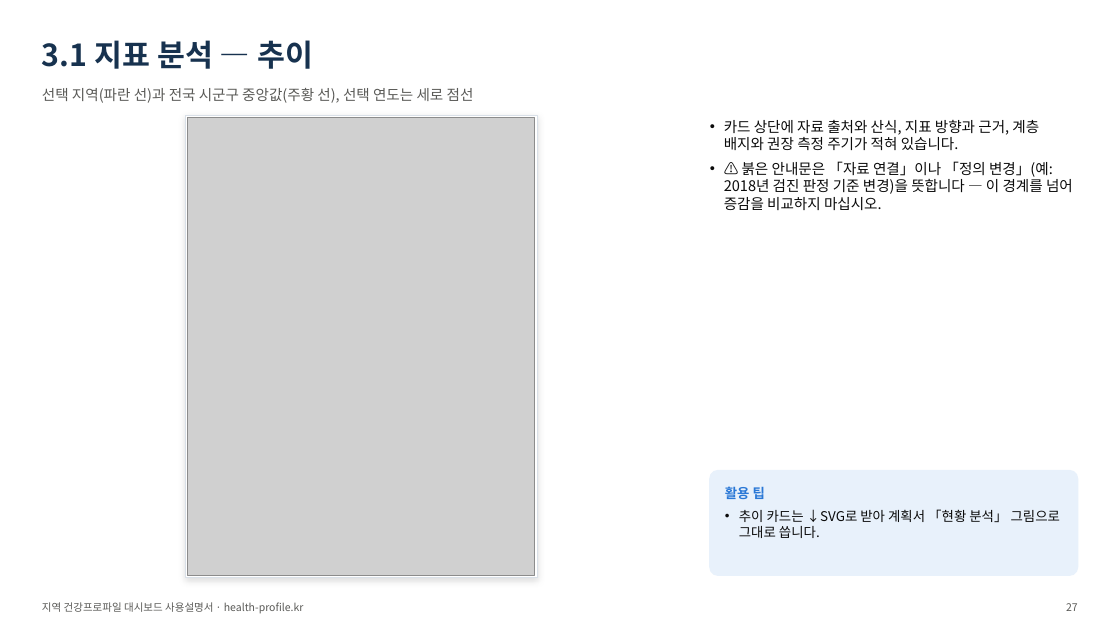
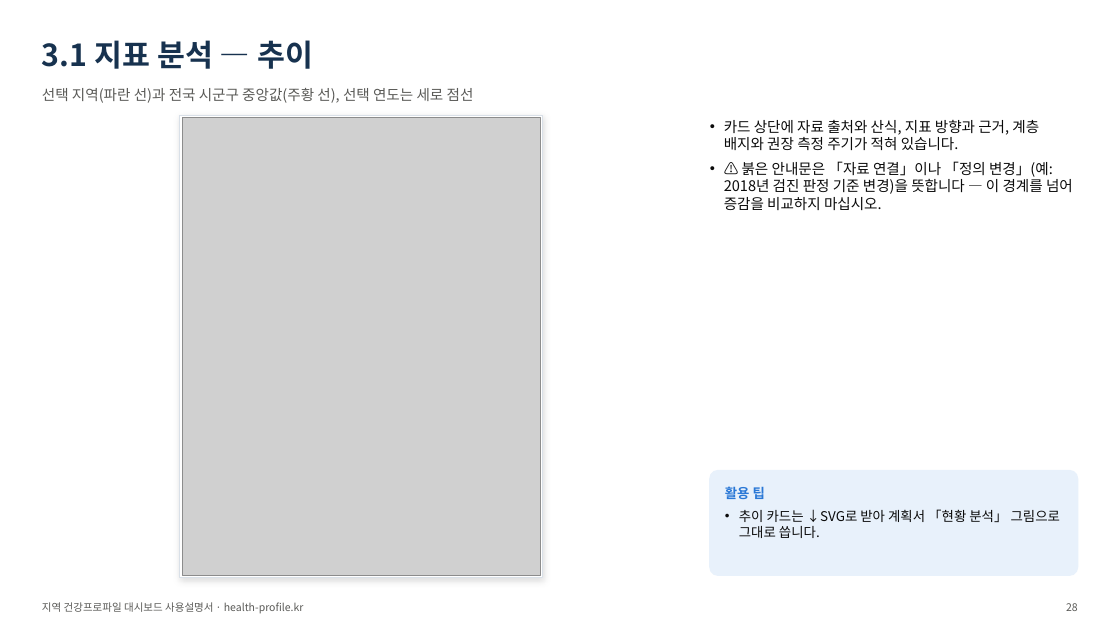
Before and after one commit to soonryu74/health-profile, a slide deck: slide 28 of docs/지역건강프로파일_대시보드_사용설명서_v1.pptx (slide 27 before the commit). Drawn at 1120x630 pixels with LibreOffice and Linux fonts; fonts in the diff are those of the drawing; grey boxes stand for pictures. Boxes give left, top, right and bottom in pixels: in the first picture for what was removed or moved away, otherwise in the second. Text is boxed around its words. In the diff, an @@ line names an element or a change of style, - is before the commit and + after.

```diff
--- a/docs/지역건강프로파일_대시보드_사용설명서_v1.pptx
+++ b/docs/지역건강프로파일_대시보드_사용설명서_v1.pptx
@@ rectangle: place and size @@
-rectangle at <box>186,115,538,578</box>
+rectangle at <box>180,115,544,578</box>
@@ picture: place and size @@
-picture at <box>188,118,535,576</box>
+picture at <box>182,118,541,576</box>
@@ text at <box>1066,603,1078,611</box>: text changed @@
-27
+28
```
Also in this commit, not shown: 43 other slides changed, 7 slides added, 6 other files.
